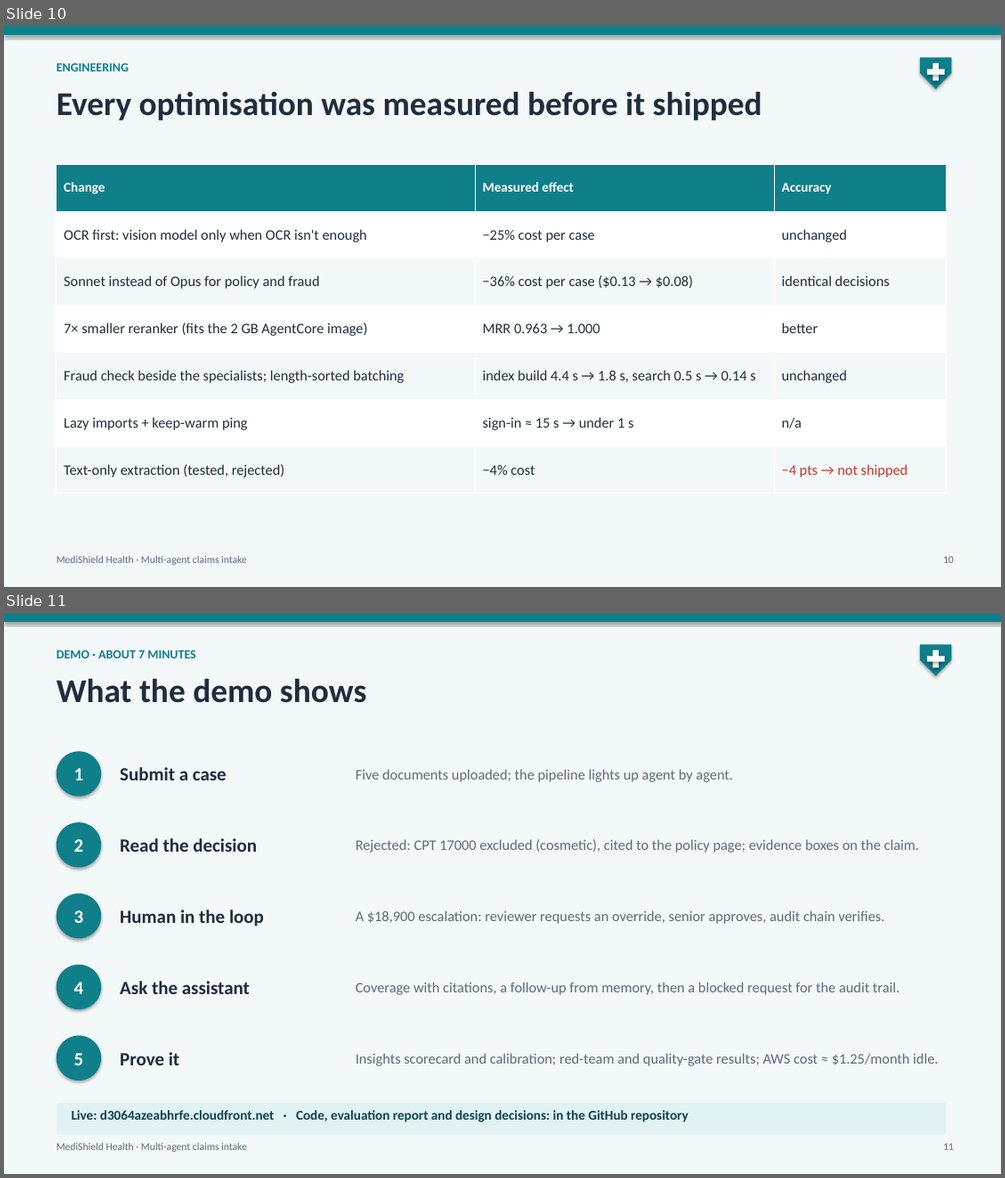
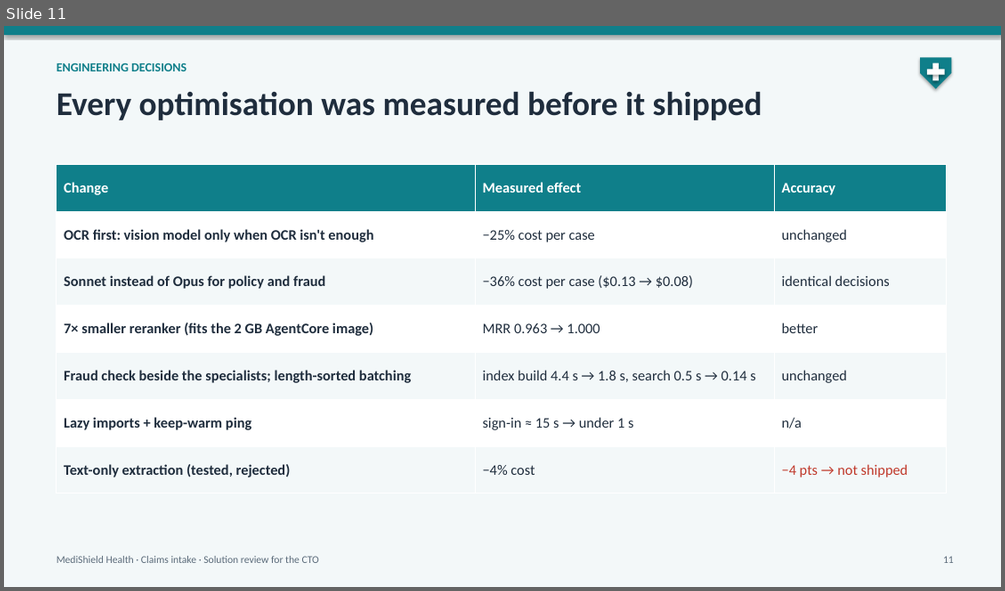
Before and after one commit to raghav010126/Capstone, a slide deck: docs/MediShield_capstone.pptx. Shown one above the other, each under a label of ours: slides 10 and 11 before the commit, slide 11 after it. The pictures are 1005x1178 and 1005x591 pixels, drawn with LibreOffice and Linux fonts; fonts in the diff are those of the drawing. Boxes give left, top, right and bottom in pixels: in the first picture for what was removed or moved away, otherwise in the second. Text is boxed around its words. In the diff, an @@ line names an element or a change of style, - is before the commit and + after.

```diff
--- a/docs/MediShield_capstone.pptx
+++ b/docs/MediShield_capstone.pptx
@@ slide 11 removed at box(4, 613, 1001, 1174), background #F3F8F9 @@
@@ rectangle removed at box(4, 613, 1001, 622) @@
@@ text removed at box(57, 650, 195, 658) @@
-DEMO · ABOUT 7 MINUTES
@@ pentagon arrow removed at box(920, 644, 952, 676) @@
@@ rectangle removed at box(927, 657, 945, 662) @@
@@ rectangle removed at box(933, 650, 938, 668) @@
@@ text removed at box(57, 678, 366, 703) @@
-What the demo shows
@@ ellipse removed at box(57, 751, 101, 796) @@
-1
@@ text removed at box(120, 767, 226, 780) @@
-Submit a case
@@ text removed at box(356, 769, 733, 782) @@
-Five documents uploaded; the pipeline lights up agent by agent.
@@ ellipse removed at box(57, 822, 101, 868) @@
-2
@@ text removed at box(120, 838, 257, 852) @@
-Read the decision
@@ text removed at box(356, 839, 919, 852) @@
-Rejected: CPT 17000 excluded (cosmetic), cited to the policy page; evidence boxes on the claim.
@@ ellipse removed at box(57, 893, 101, 938) @@
-3
@@ text removed at box(120, 909, 264, 926) @@
-Human in the loop
@@ text removed at box(356, 910, 884, 924) @@
-A $18,900 escalation: reviewer requests an override, senior approves, audit chain verifies.
@@ ellipse removed at box(57, 965, 101, 1009) @@
-4
@@ text removed at box(120, 981, 250, 994) @@
-Ask the assistant
@@ text removed at box(356, 981, 899, 995) @@
-Coverage with citations, a follow-up from memory, then a blocked request for the audit trail.
@@ ellipse removed at box(57, 1036, 101, 1080) @@
-5
@@ text removed at box(120, 1052, 179, 1065) @@
-Prove it
@@ text removed at box(356, 1053, 938, 1066) @@
-Insights scorecard and calibration; red-team and quality-gate results; AWS cost ≈ $1.25/month idle.
@@ rounded rectangle removed at box(57, 1103, 947, 1135) @@
@@ text removed at box(72, 1110, 688, 1122) @@
-Live: d3064azeabhrfe.cloudfront.net · Code, evaluation report and design decisions: in the GitHub repository
@@ text removed at box(57, 1143, 247, 1151) @@
-MediShield Health · Multi-agent claims intake
@@ text removed at box(943, 1143, 954, 1150) @@
-11
@@ what was slide 10 is now slide 11 @@
@@ slide 11 changed as well @@
@@ text at box(57, 63, 186, 71): text changed @@
-ENGINEERING
+ENGINEERING DECISIONS
@@ table at box(57, 164, 947, 493) @@
@@ size 13 to 14 pt in "Change", "Measured effect", "Accuracy" @@
@@ bold on in "OCR first: vision model only when OCR ...", "Sonnet instead of Opus for policy and ...", "7× smaller reranker (fits the 2 GB ...", "Fraud check beside the specialists; length-sorted batching" and 2 more places @@
@@ text at box(57, 556, 319, 563): text changed @@
-MediShield Health · Multi-agent claims intake
+MediShield Health · Claims intake · Solution review for the CTO
@@ text at box(943, 556, 954, 563): text changed @@
-10
+11
```
Also in this commit, not shown: 5 other slides changed, 8 slides added, 4 other slides removed, 2 other files.
